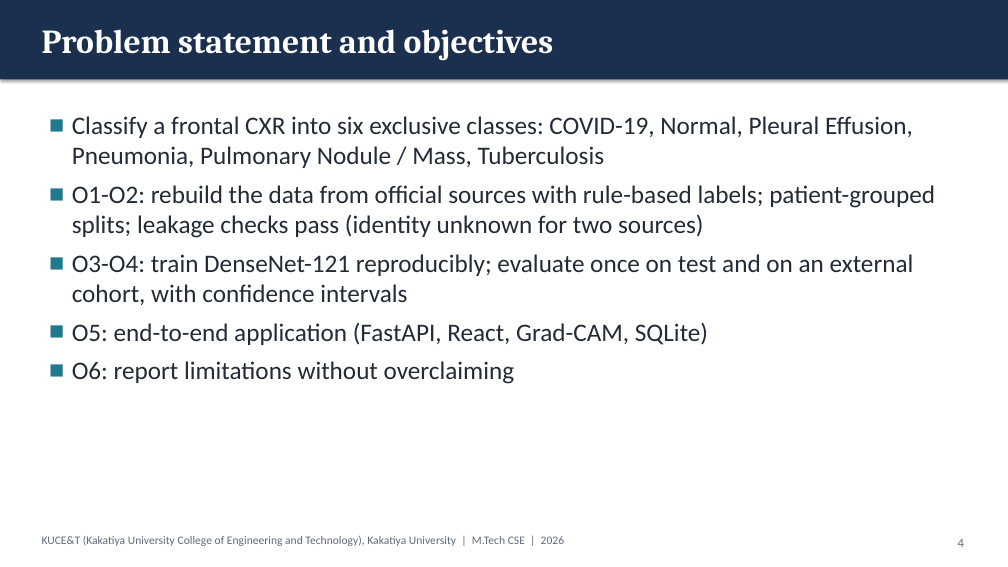
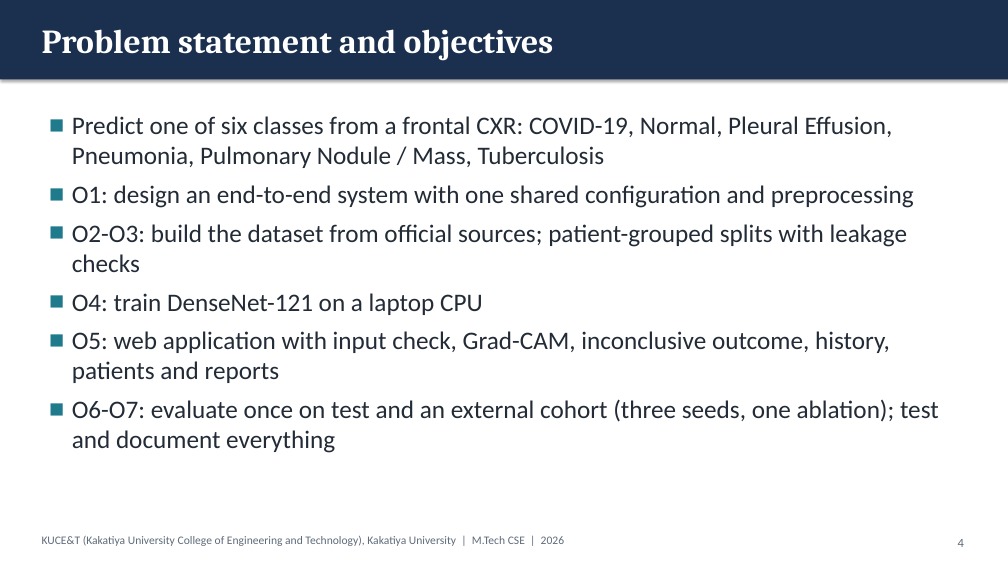
Before and after one commit to KSathwik/Lung_Disease_Detector, a slide deck: slide 4 of docs/presentation/LungAI_MTech_Presentation.pptx. Drawn at 1008x567 pixels with LibreOffice and Linux fonts; fonts in the diff are those of the drawing. Boxes give left, top, right and bottom in pixels: in the first picture for what was removed or moved away, otherwise in the second. Text is boxed around its words. In the diff, an @@ line names an element or a change of style, - is before the commit and + after.

```diff
--- a/docs/presentation/LungAI_MTech_Presentation.pptx
+++ b/docs/presentation/LungAI_MTech_Presentation.pptx
@@ text at <box>72,116,939,453</box>: text changed @@
-■ Classify a frontal CXR into six exclusive classes: COVID-19, Normal, Pleural Effusion, Pneumonia, Pulmonary Nodule / Mass, Tuberculosis
-■ O1-O2: rebuild the data from official sources with rule-based labels; patient-grouped splits; leakage checks pass (identity unknown for two sources)
-■ O3-O4: train DenseNet-121 reproducibly; evaluate once on test and on an external cohort, with confidence intervals
-■ O5: end-to-end application (FastAPI, React, Grad-CAM, SQLite)
-■ O6: report limitations without overclaiming
+■ Predict one of six classes from a frontal CXR: COVID-19, Normal, Pleural Effusion, Pneumonia, Pulmonary Nodule / Mass, Tuberculosis
+■ O1: design an end-to-end system with one shared configuration and preprocessing
+■ O2-O3: build the dataset from official sources; patient-grouped splits with leakage checks
+■ O4: train DenseNet-121 on a laptop CPU
+■ O5: web application with input check, Grad-CAM, inconclusive outcome, history, patients and reports
+■ O6-O7: evaluate once on test and an external cohort (three seeds, one ablation); test and document everything
```
Also in this commit, not shown: 12 other slides changed, 20 other files.
